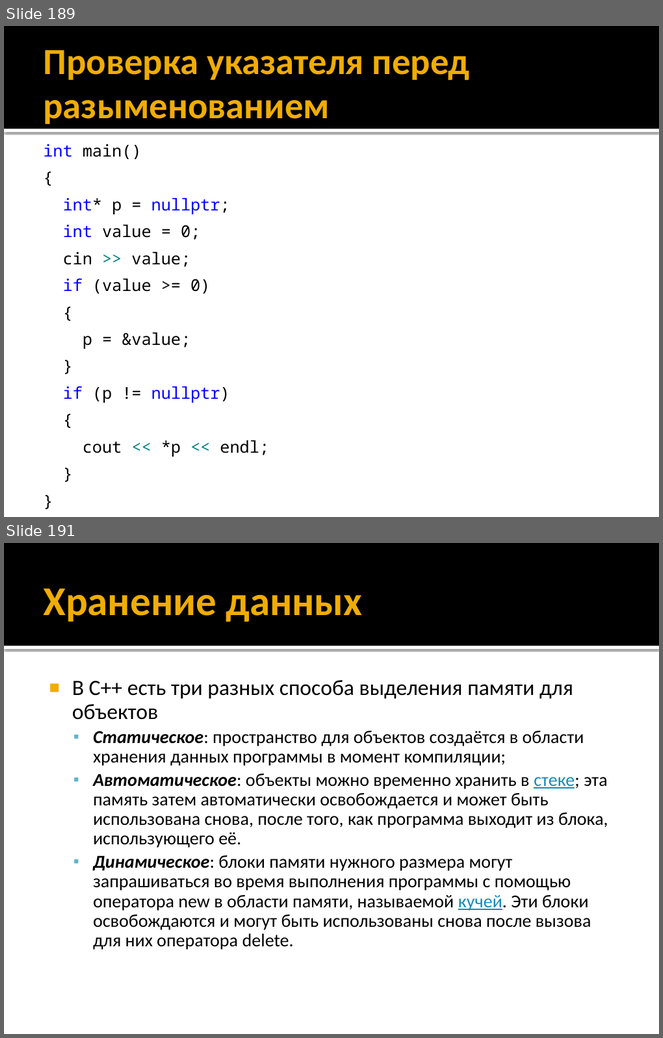
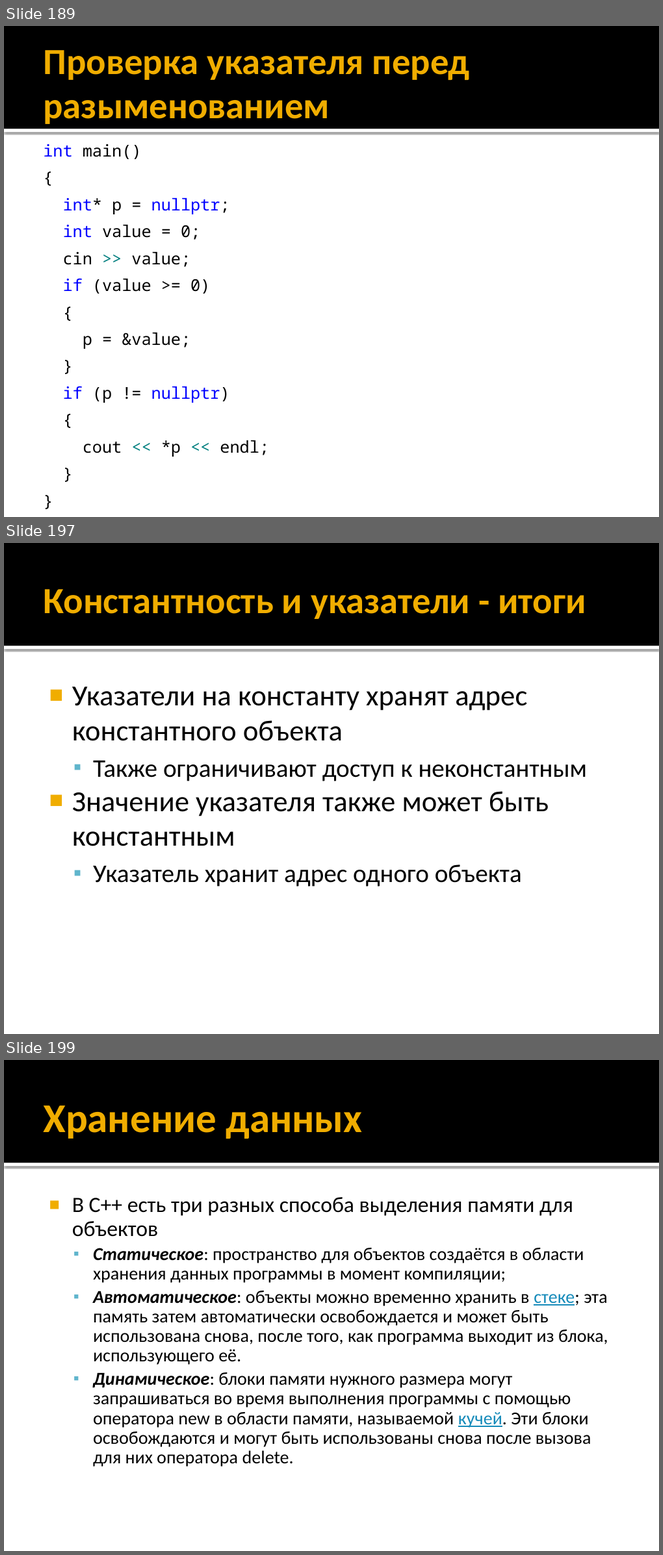
Before and after one commit to alexey-malov/oop, a slide deck: lectures/01/Синтаксис C++.pptx. Shown one above the other, each under a label of ours: slides 189 and 191 before the commit, slides 189, 197 and 199 after it; the slides between them are not shown. The pictures are 663x1038 and 663x1555 pixels, drawn with LibreOffice and Linux fonts; fonts in the diff are those of the drawing. Boxes give left, top, right and bottom in pixels: in the first picture for what was removed or moved away, otherwise in the second. Text is boxed around its words. In the diff, an @@ line names an element or a change of style, - is before the commit and + after.

```diff
--- a/lectures/01/Синтаксис C++.pptx
+++ b/lectures/01/Синтаксис C++.pptx
@@ slide 197 added at (4,543,659,1034), background #FFFFFF; not listed: 2 template elements that a slide beside it also shows @@
@@ title added at (43,589,586,619), 40.5 pt, text #F0AD00, bold @@
+Константность и указатели - итоги
@@ text added at (72,687,588,887), 32 pt, text #000000 @@
+■ Указатели на константу хранят адрес константного объекта
+  ▪ Также ограничивают доступ к неконстантным
+■ Значение указателя также может быть константным
+  ▪ Указатель хранит адрес одного объекта
@@ what was slide 191 is now slide 199 @@
```
Also in this commit, not shown: 12 slides changed, 7 other slides added.
